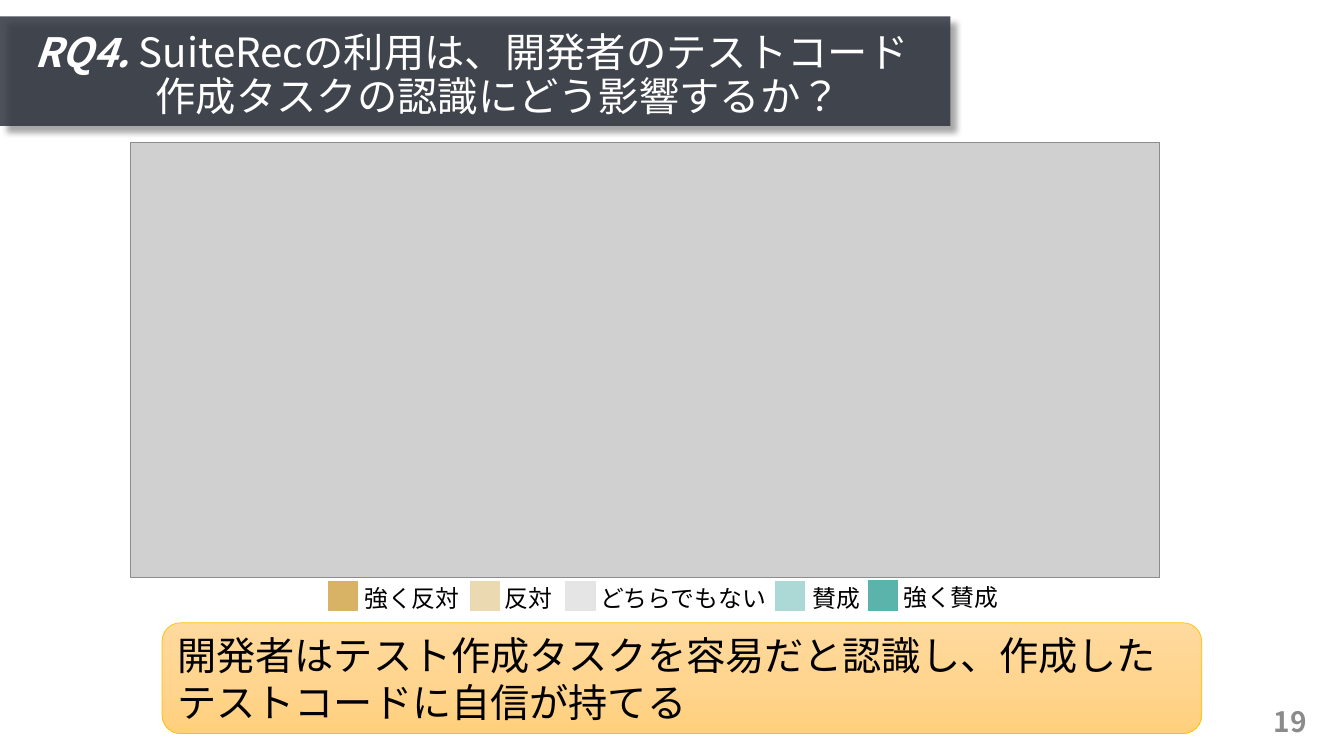
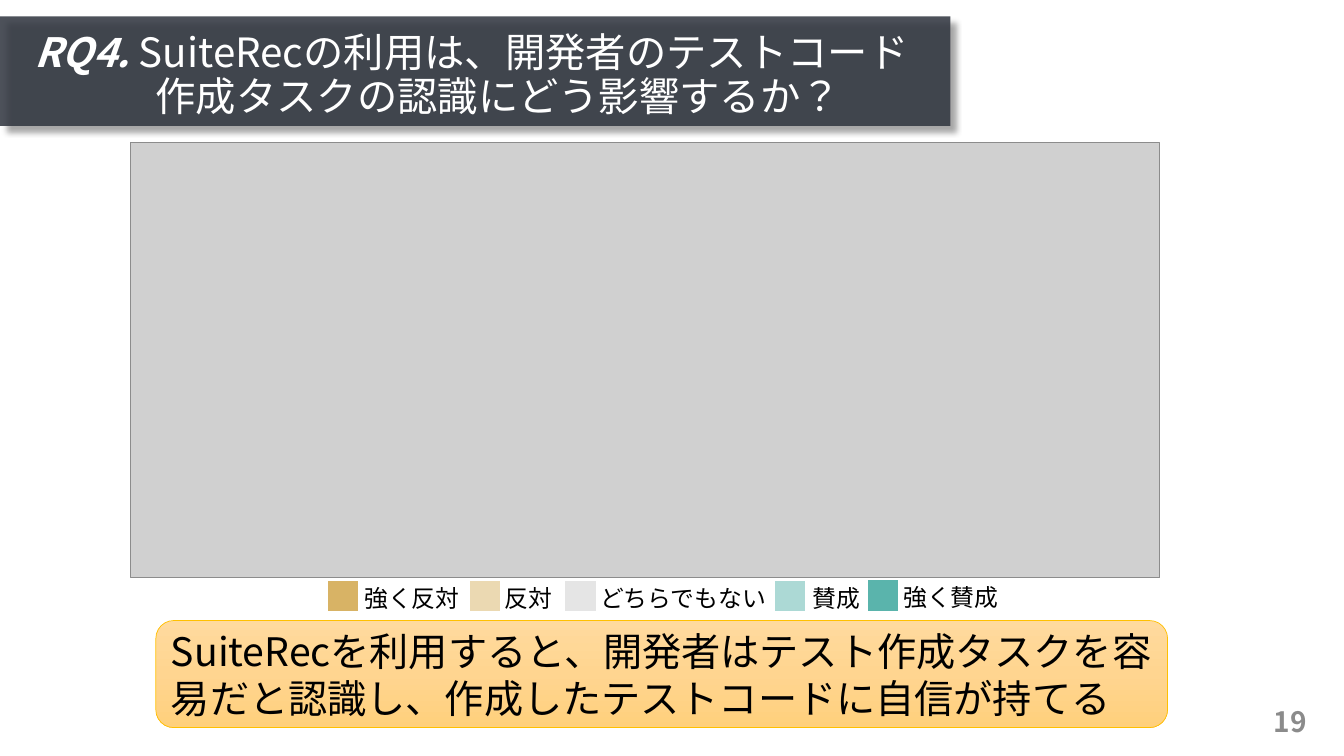
Before and after one commit to ryosuke-ku/mthesis2020-pre, a slide deck: slide 19 of presentation_kurachi.pptx. Drawn at 1344x756 pixels with LibreOffice and Linux fonts; fonts in the diff are those of the drawing; grey boxes stand for pictures. Boxes give left, top, right and bottom in pixels: in the first picture for what was removed or moved away, otherwise in the second. Text is boxed around its words. In the diff, an @@ line names an element or a change of style, - is before the commit and + after.

Commit message:
add

```diff
--- a/presentation_kurachi.pptx
+++ b/presentation_kurachi.pptx
@@ rounded rectangle "SuiteRecを利用すると、開発者はテスト作成タスクを容易だと認識し、作成したテストコードに自信が持てる": place and size @@
-rounded rectangle "SuiteRecを利用すると、開発者はテスト作成タスクを容易だと認識し、作成したテストコードに自信が持てる" at [162,623,1202,734]
+rounded rectangle "SuiteRecを利用すると、開発者はテスト作成タスクを容易だと認識し、作成したテストコードに自信が持てる" at [156,621,1169,728]
@@ text in rounded rectangle at [171,633,1151,717]: text changed @@
-開発者はテスト作成タスクを容易だと認識し、作成したテストコードに自信が持てる
+SuiteRecを利用すると、開発者はテスト作成タスクを容易だと認識し、作成したテストコードに自信が持てる
```
Also in this commit, not shown: 6 other slides changed, 1 slide added.
